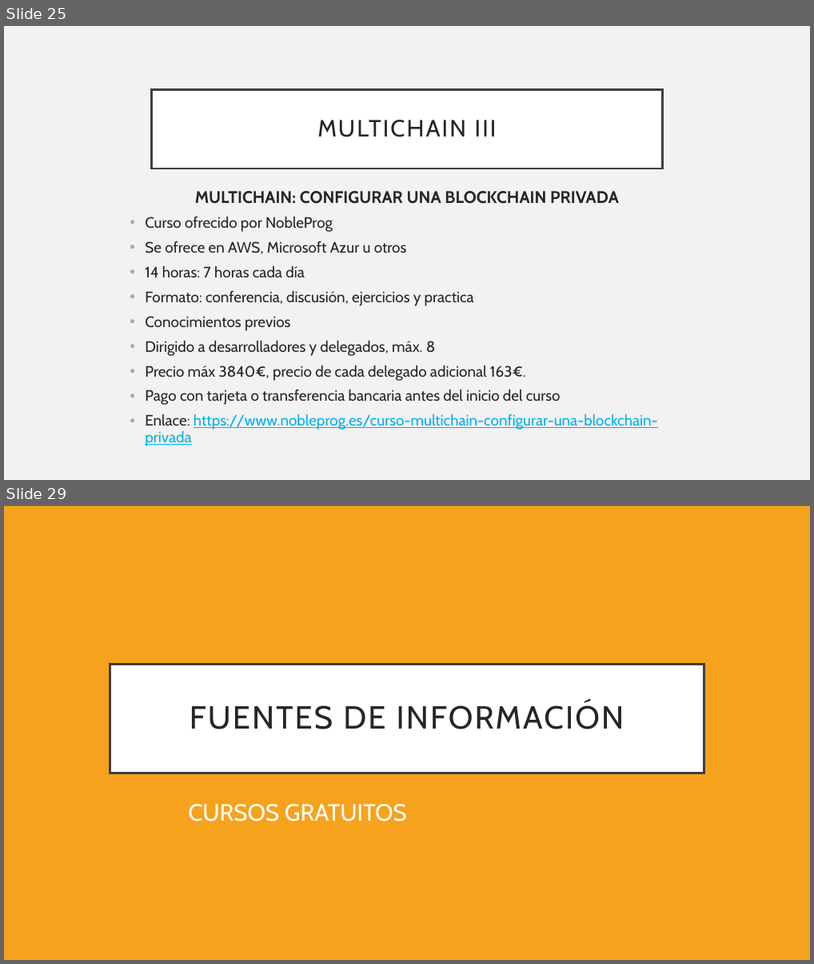
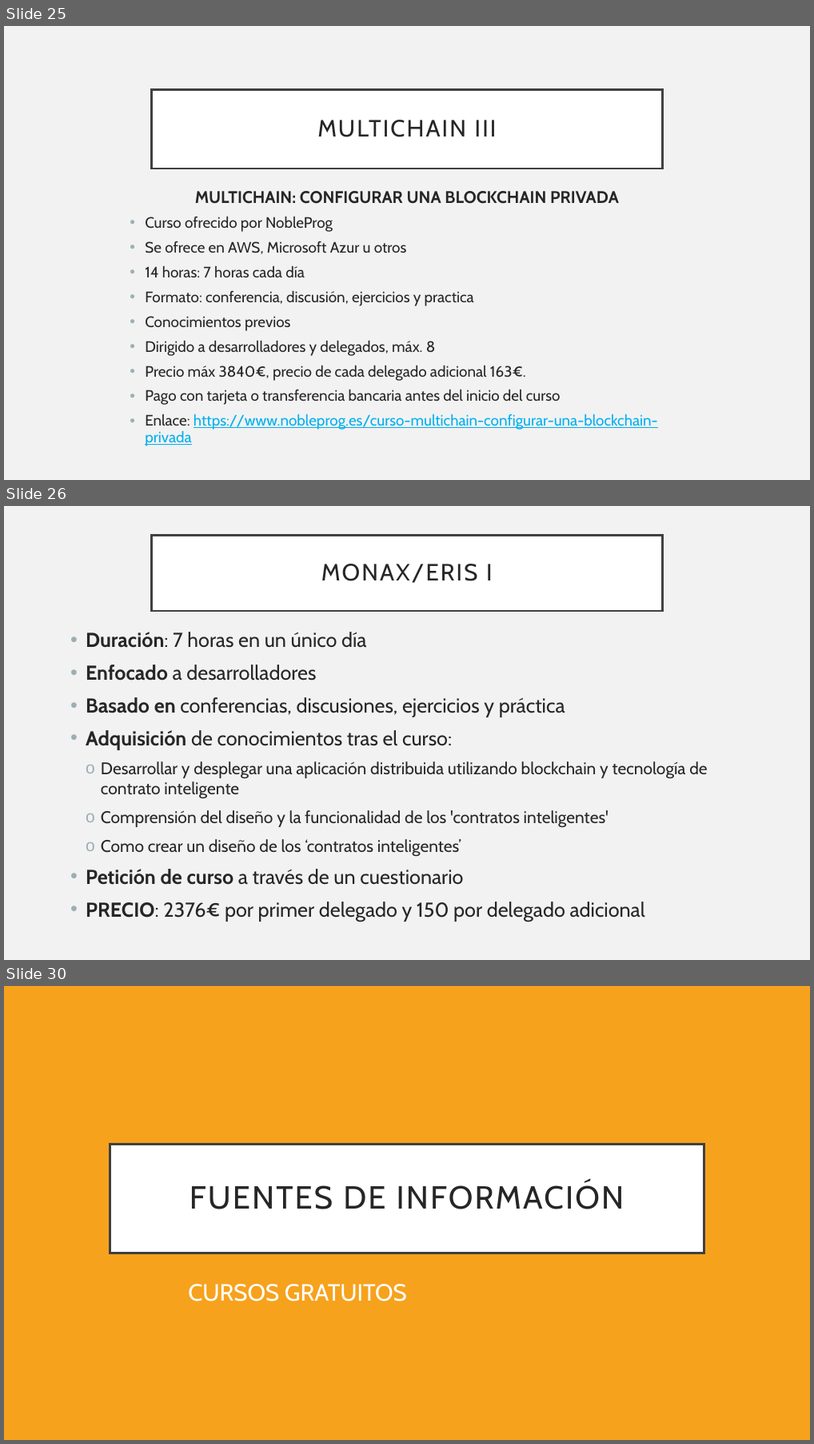
Before and after one commit to alex7dm/DTE_T1_OpenSourceBlockchain, a slide deck: OPEN SOURCE BLOCKCHAIN.pptx. Shown one above the other, each under a label of ours: slides 25 and 29 before the commit, slides 25, 26 and 30 after it; the slides between them are not shown. The pictures are 814x964 and 814x1444 pixels, drawn with LibreOffice and Linux fonts; fonts in the diff are those of the drawing. Boxes give left, top, right and bottom in pixels: in the first picture for what was removed or moved away, otherwise in the second. Text is boxed around its words. In the diff, an @@ line names an element or a change of style, - is before the commit and + after.

```diff
--- a/OPEN SOURCE BLOCKCHAIN.pptx
+++ b/OPEN SOURCE BLOCKCHAIN.pptx
@@ slide 26 added at (4,506,810,960), background #F2F2F2 @@
@@ title added at (152,535,662,611), fill #FFFFFF, outline #404040 2.5 pt, 28 pt, text #262626 @@
+MONAX/ERIS I
@@ text added at (86,632,707,921), 24 pt, text #262626 @@
+• Duración: 7 horas en un único día
+• Enfocado a desarrolladores
+• Basado en conferencias, discusiones, ejercicios y práctica
+• Adquisición de conocimientos tras el curso:
+  o Desarrollar y desplegar una aplicación distribuida utilizando blockchain y tecnología de contrato inteligente
+  o Comprensión del diseño y la funcionalidad de los 'contratos inteligentes'
+  o Como crear un diseño de los ‘contratos inteligentes’
+• Petición de curso a través de un cuestionario
+• PRECIO: 2376€ por primer delegado y 150 por delegado adicional
@@ what was slide 29 is now slide 30 @@
```
Also in this commit, not shown: 2 slides changed, 4 other slides added, 4 slides removed.
